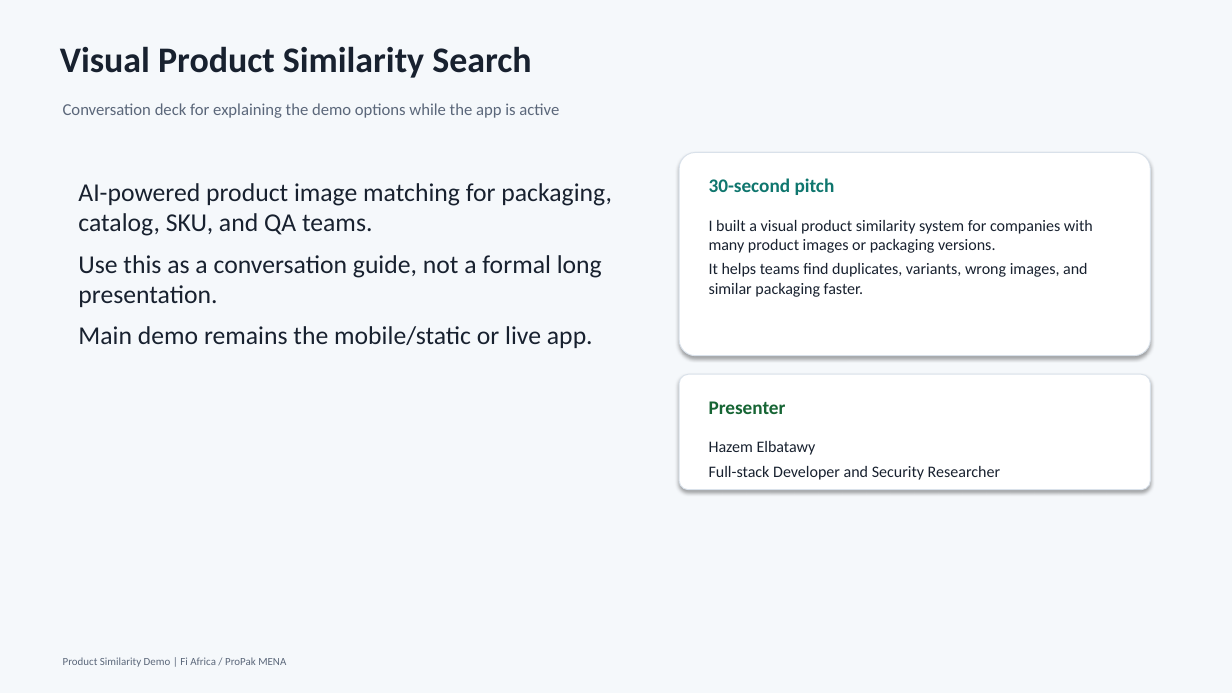
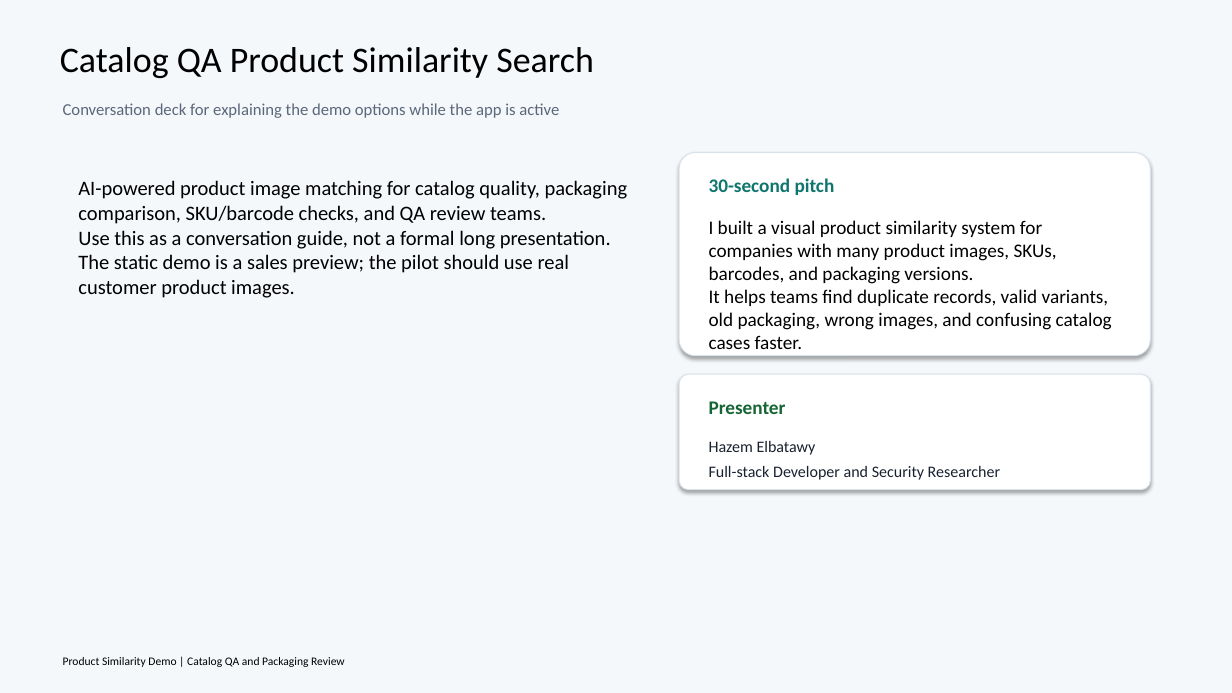
Before and after one commit to zoma00/Fi-Africa-demos, a slide deck: slide 8 of presentations/product_similarity_conversation_deck.pptx (slide 1 before the commit). Drawn at 1232x693 pixels with LibreOffice and Linux fonts; fonts in the diff are those of the drawing. Boxes give left, top, right and bottom in pixels: in the first picture for what was removed or moved away, otherwise in the second. Text is boxed around its words. In the diff, an @@ line names an element or a change of style, - is before the commit and + after.

Commit message:
Edit the build_demo to includ local assistance chat, edit static demo index builded by build demo for the chat, reorganized the presentation pages, and make a giude for customers

```diff
--- a/presentations/product_similarity_conversation_deck.pptx
+++ b/presentations/product_similarity_conversation_deck.pptx
@@ text at bbox=[60, 47, 594, 78]: text changed; text colour #18212F to #000000; bold off @@
-Visual Product Similarity Search
+Catalog QA Product Similarity Search
@@ text at bbox=[78, 180, 628, 224]: text changed; size 20 to 16 pt; text colour #18212F to #000000 @@
-AI-powered product image matching for packaging, catalog, SKU, and QA teams.
+AI-powered product image matching for catalog quality, packaging comparison, SKU/barcode checks, and QA review teams.
@@ text at bbox=[78, 230, 611, 249]: size 20 to 16 pt, text colour #18212F to #000000 in "Use this as a conversation guide, not ..."; less space between paragraphs @@
@@ text at bbox=[709, 220, 1112, 349]: text changed; size 12.5 to 15 pt; text colour #18212F to #000000 @@
-I built a visual product similarity system for companies with many product images or packaging versions.
-It helps teams find duplicates, variants, wrong images, and similar packaging faster.
+I built a visual product similarity system for companies with many product images, SKUs, barcodes, and packaging versions.
+It helps teams find duplicate records, valid variants, old packaging, wrong images, and confusing catalog cases faster.
@@ text at bbox=[78, 254, 570, 298]: text changed; size 20 to 16 pt; text colour #18212F to #000000 @@
-Main demo remains the mobile/static or live app.
+The static demo is a sales preview; the pilot should use real customer product images.
@@ text at bbox=[63, 657, 345, 667]: text changed; size 8.5 to 9 pt; text colour #5B677A to #000000 @@
-Product Similarity Demo | Fi Africa / ProPak MENA
+Product Similarity Demo | Catalog QA and Packaging Review
```
Also in this commit, not shown: 4 other slides changed, 1 slide added, 1 slide removed, 3 other files.
